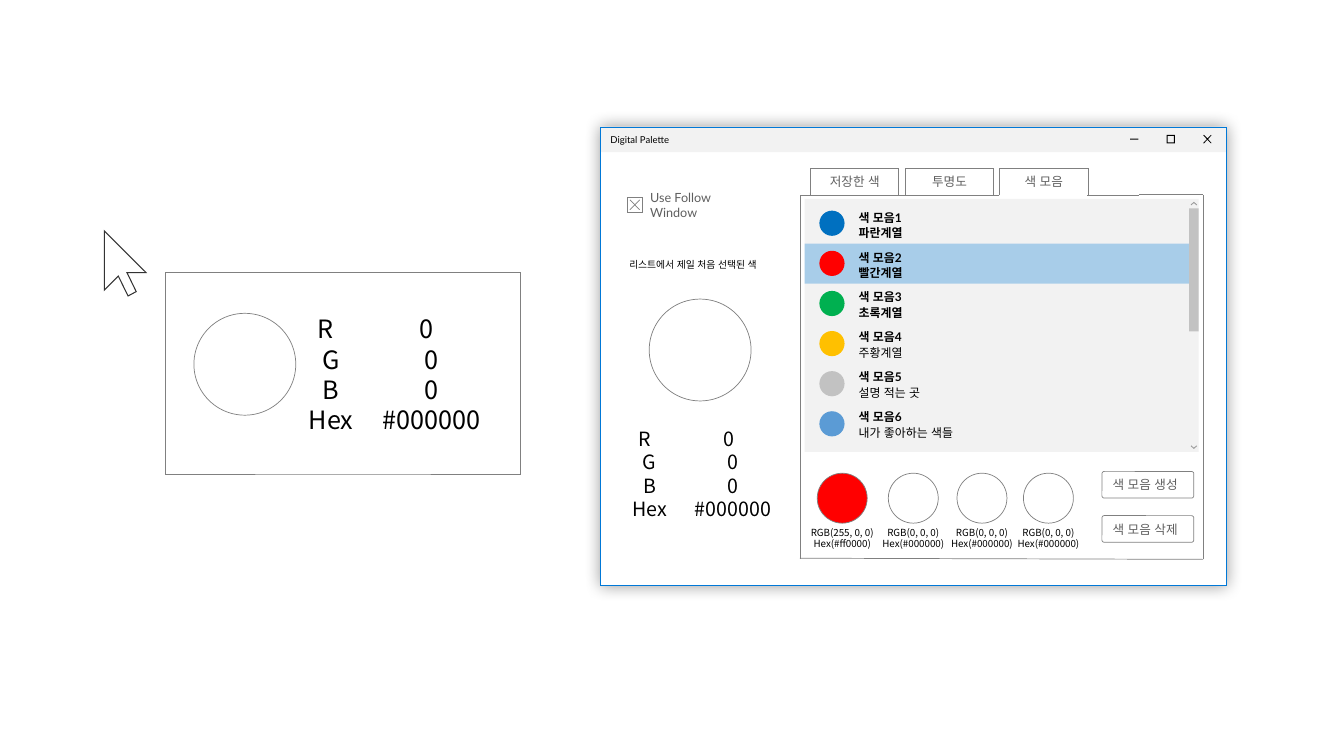
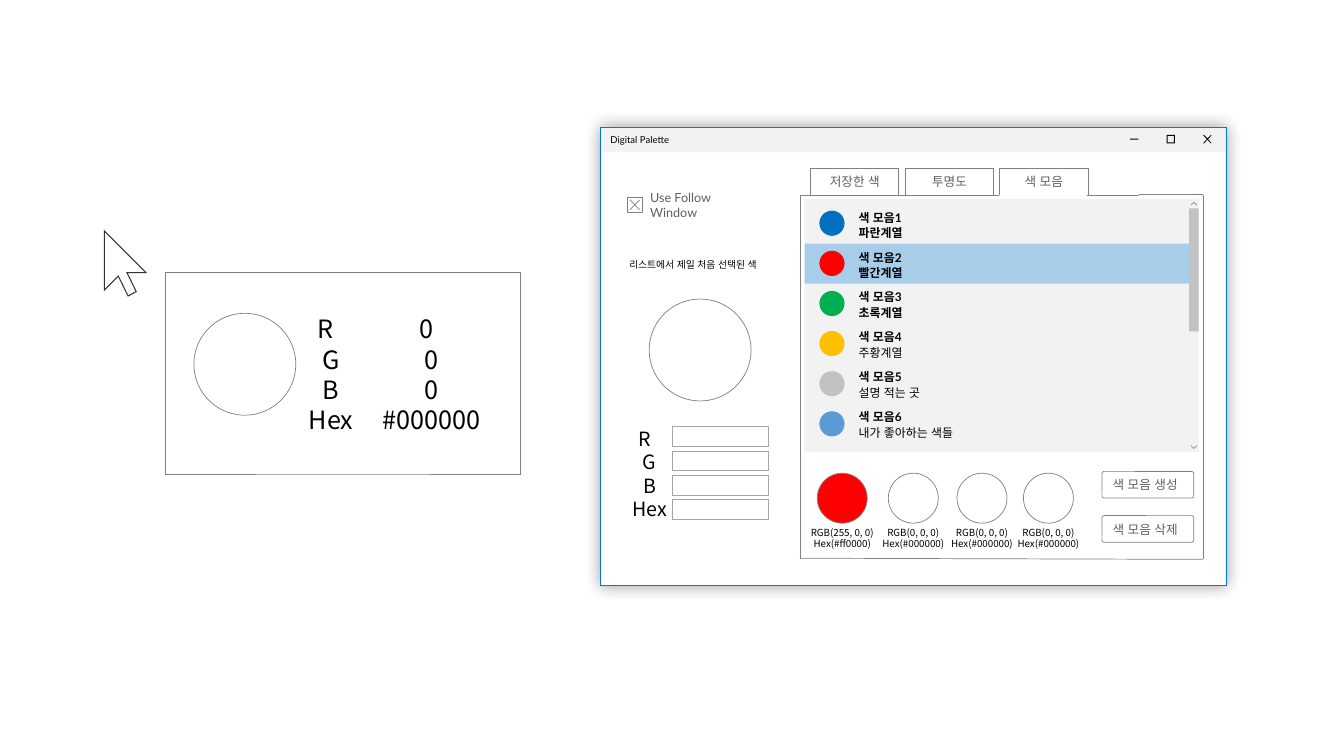
Before and after one commit to whyj107/WPF, a slide deck: slide 4 of DigitalPalette/Digital Palette.pptx. Drawn at 1344x756 pixels with LibreOffice and Linux fonts; fonts in the diff are those of the drawing. Boxes give left, top, right and bottom in pixels: in the first picture for what was removed or moved away, otherwise in the second. Text is boxed around its words. In the diff, an @@ line names an element or a change of style, - is before the commit and + after.

```diff
--- a/DigitalPalette/Digital Palette.pptx
+++ b/DigitalPalette/Digital Palette.pptx
@@ text removed at (x1=695, y1=431, x2=771, y2=517) @@
-0
-0
-0
-#000000
@@ group added at (x1=673, y1=426, x2=768, y2=520): 4 rectangles @@
```
Also in this commit, not shown: 2 other slides changed, 31 other files.
